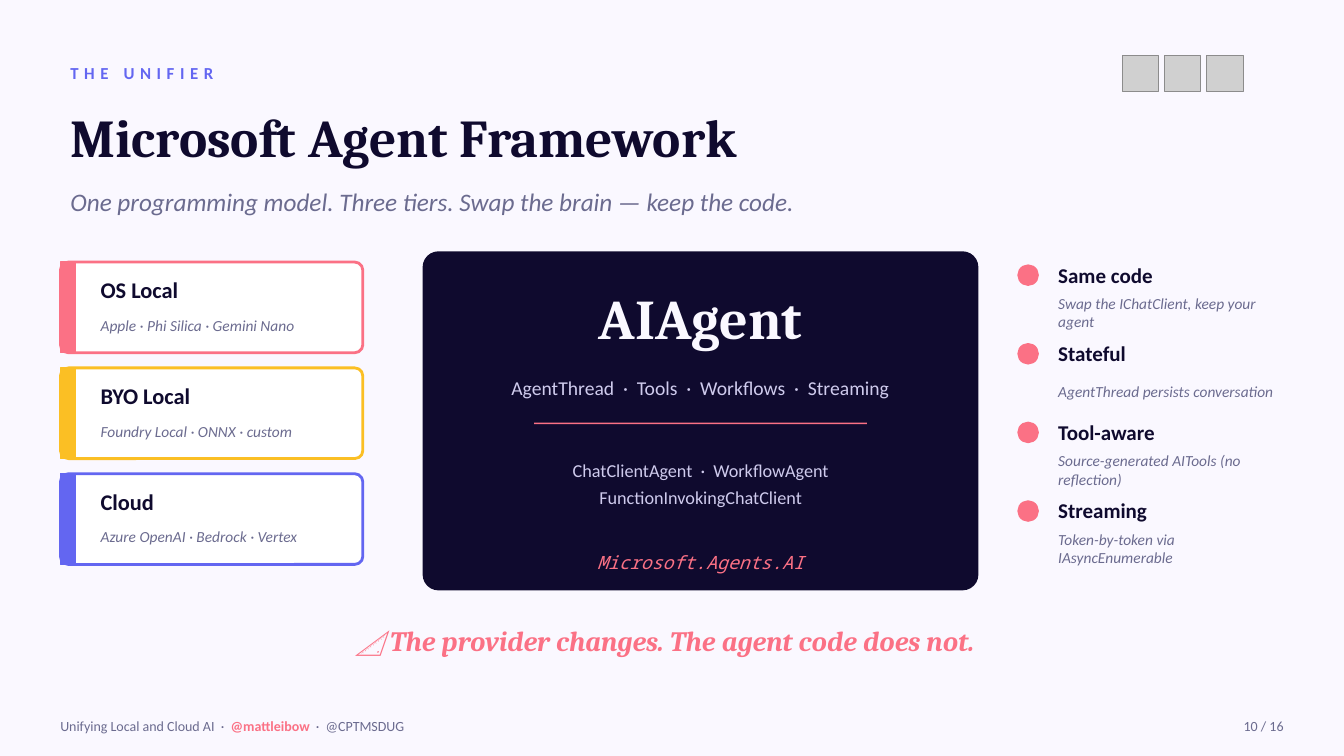
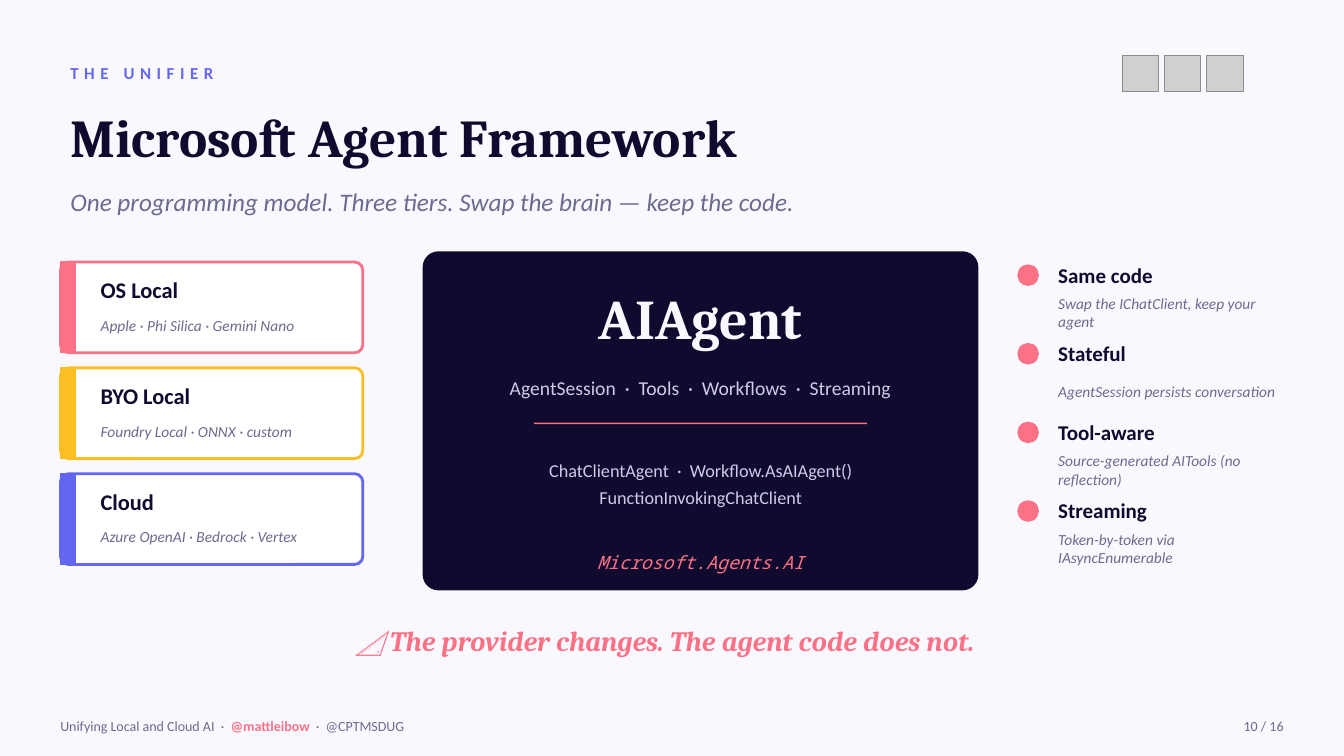
Before and after one commit to mattleibow/cptmsdug-local-cloud-agent-framework, a slide deck: slide 10 of slides/Unifying-Local-Cloud-AI.pptx. Drawn at 1344x756 pixels with LibreOffice and Linux fonts; fonts in the diff are those of the drawing; grey boxes stand for pictures. Boxes give left, top, right and bottom in pixels: in the first picture for what was removed or moved away, otherwise in the second. Text is boxed around its words. In the diff, an @@ line names an element or a change of style, - is before the commit and + after.

```diff
--- a/slides/Unifying-Local-Cloud-AI.pptx
+++ b/slides/Unifying-Local-Cloud-AI.pptx
@@ text at [510, 381, 891, 399]: text changed @@
-AgentThread · Tools · Workflows · Streaming
+AgentSession · Tools · Workflows · Streaming
@@ text at [1058, 386, 1275, 400]: text changed @@
-AgentThread persists conversation
+AgentSession persists conversation
@@ text at [549, 464, 852, 480]: text changed @@
-ChatClientAgent · WorkflowAgent
+ChatClientAgent · Workflow.AsAIAgent()
```
Also in this commit, not shown: 6 other slides changed, 1 other file.
